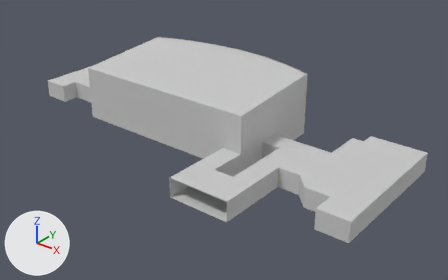
Renders of the FBX model Models/FBX/aquariumMain.FBX from each side of a commit.
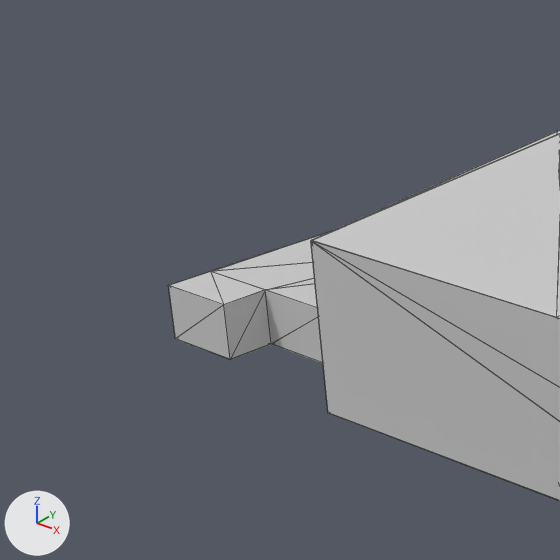
There are two pictures of each version: one whole from a 50 mm lens placed at (159.8, -209.0, 109.3), pointed at (16.7, -30.1, -1.6), one close up on the part from 0% to 35% of the width and 0% to 57% of the height. Arrows for +X, +Y and +Z are at lower left; the lights stay in place. The close-ups show mesh edges as thin lines. Where no turn or scale is listed for an object, it has been applied to the vertices. Vertices at the same position are counted once.
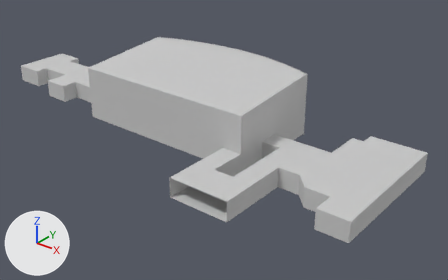
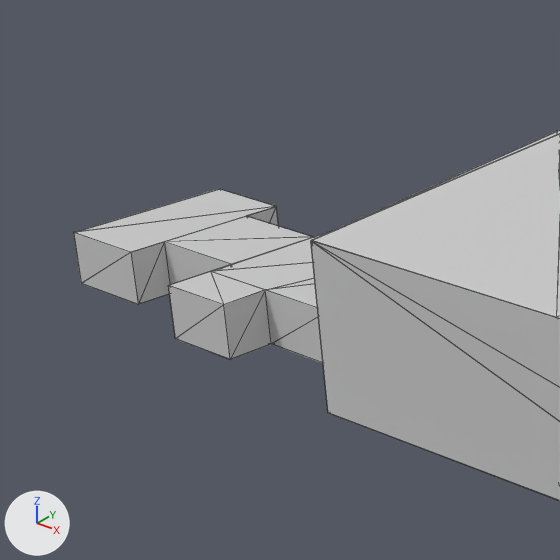
Commit message: Expanded petting room

Where the change shows, as pixel boxes [x1, y1, x2, y2] in the close-ups (560 x 560 px):
'Box002', reshaped
    before: [168, 131, 560, 501]
    after: [73, 131, 560, 501]
part 1 of me_mesh, added
    after: [73, 189, 312, 304]

The change, as a list of edits to the scene's bpy script:
```text
Change me_mesh:
    used by ob_box002; location = (0.0, 0.0, 0.0)
    remove me_mesh.from_pydata(...)  # 887 vertices, 1836 faces; spans x -75.0..92.0, y -79.0..1.0, z -1.0..26.0
    add me_mesh.from_pydata(...)  # 927 vertices, 1916 faces; spans x -103.0..92.0, y -79.0..1.0, z -1.0..26.0
    me_mesh part 1: a new loose piece of 32 vertices spanning x -103.0..-75.0, y -42.0..-17.0, z 0.0..8.0, in mat_material__47 (light grey #cacaca)
```
